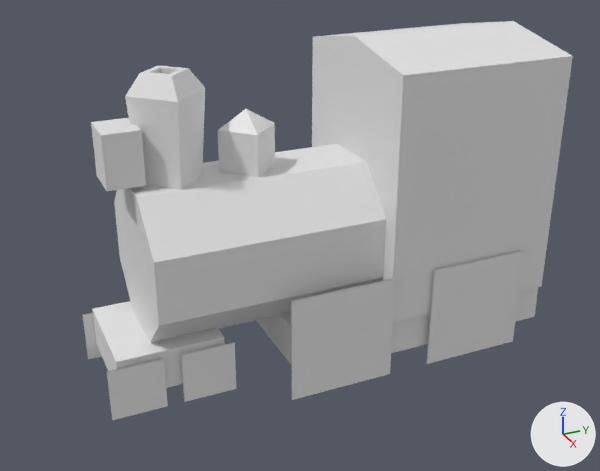
A saved change to the FBX model FPS Dummy 64/Assets/Models/Train/Train.fbx.
One viewpoint serves both versions: a 50 mm camera at (22.83, -8.68, 11.73) aimed at (0.42, 1.4, 0.53). The axes (+X, +Y, +Z) are drawn at lower right. The lights are the same throughout. Where no turn or scale is listed for an object, it has been applied to the vertices.
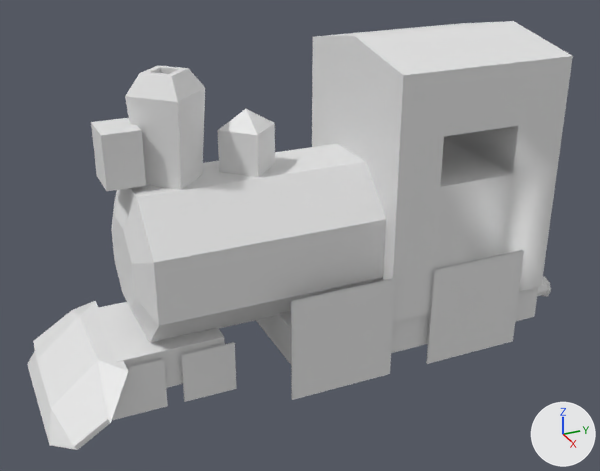
Diff of the bpy script that builds the scene:
```diff
--- a/FPS Dummy 64/Assets/Models/Train/Train.fbx.py
+++ b/FPS Dummy 64/Assets/Models/Train/Train.fbx.py
@@ me_cylinder @@
 # used by ob_cylinder; location = (-0.01, -0.18, 0.52)
-me_cylinder.from_pydata(...)  # 16 vertices, 10 faces; spans x -2.42..2.42, y -3.73..3.73, z -2.42..2.42
+me_cylinder.from_pydata(...)  # 24 vertices, 18 faces; spans x -2.42..2.42, y -4.11..3.73, z -2.42..2.42
+# me_cylinder part 2
+# 1 face is deleted
+# 8 vertices are added at x -1.32..1.32, y -4.11, z -1.32..1.32
+# 9 new faces join them
@@ me_cube_003 @@
 # used by ob_cube_002; location = (-0.01, 6.42, 1.16)
-me_cube_003.from_pydata(...)  # 18 vertices, 16 faces; spans x -3.0..3.0, y -3.0..3.0, z -3.0..5.55
+me_cube_003.from_pydata(...)  # 50 vertices, 50 faces; spans x -3.0..3.0, y -3.0..3.0, z -3.0..5.55
+# me_cube_003 part 1
+# 12 faces are deleted
+# 8 vertices are added at x -2.73..2.73, y -3.0..3.0, z 1.71..3.29
+# 8 new vertices lie (0.0, 1.51, 0.0) away from vertices in x -3.0..3.0, y -3.0, z -3.0..5.55
+# 8 new vertices lie (0.0, -1.78, 0.0) away from vertices in x -3.0..3.0, y 3.0, z -3.0..5.55
+# 8 new vertices lie (0.0, 0.0, 4.4) away from vertices in x -3.0..3.0, y -3.0..3.0, z -3.0
+# 46 new faces join them
@@ me_cylinder_003 @@
+me_cylinder_003.from_pydata(...)  # 24 vertices, 18 faces; spans x -0.398..0.398, y -0.294..0.393, z -0.398..0.398
@@ me_plane @@
+me_plane.from_pydata([(-1.42, -0.45, -0.29), (1.42, -0.45, -0.29), (-1.42, 1.05, 0.97), (1.42, 1.05, 0.97), (-2.31, 1.74, 0.93), (-2.31, -0.71, -0.93), (2.31, -0.71, -0.93), (2.31, 1.74, 0.93), (3.18, -0.13, -0.53), (3.18, 0.86, 0.1), (3.18, -0.04, -0.66), (3.18, 0.95, -0.04), (-3.17, 1.05, 0.27), (-3.17, -0.35, -0.62), (-3.17, 1.17, 0.07), (-3.17, -0.23, -0.81)], [], [(0, 2, 3, 1), (5, 6, 7, 4), (0, 1, 6, 5), (3, 7, 11, 9), (5, 4, 14, 15), (3, 2, 4, 7), (8, 9, 11, 10), (6, 1, 8, 10), (7, 6, 10, 11), (1, 3, 9, 8), (12, 13, 15, 14), (2, 0, 13, 12), (4, 2, 12, 14), (0, 5, 15, 13)])
@@ ob_cylinder_003 @@
+ob_cylinder_003 = bpy.data.objects.new('Cylinder.003', me_cylinder_003)
+ob_cylinder_003.location = (2.24, 9.82, -2.38)
@@ ob_plane_016 @@
+ob_plane_016 = bpy.data.objects.new('Plane.016', me_plane)
+ob_plane_016.location = (0.0, -6.62, -2.75)
```

Boxes (x1, y1, x2, y2) around the edits, measured in the pictures (600 x 471 px):
'Cylinder', reshaped
    before: (114, 144, 386, 343)
    after: (111, 144, 386, 343)
'Plane.016', added
    after: (27, 301, 128, 450)
'Cylinder.003', added
    after: (537, 276, 551, 297)
part 1 of me_cube_003, built on
    both: (438, 123, 550, 288)
part 2 of me_cylinder, built on
    before: (114, 188, 159, 342)
    after: (111, 188, 159, 342)
